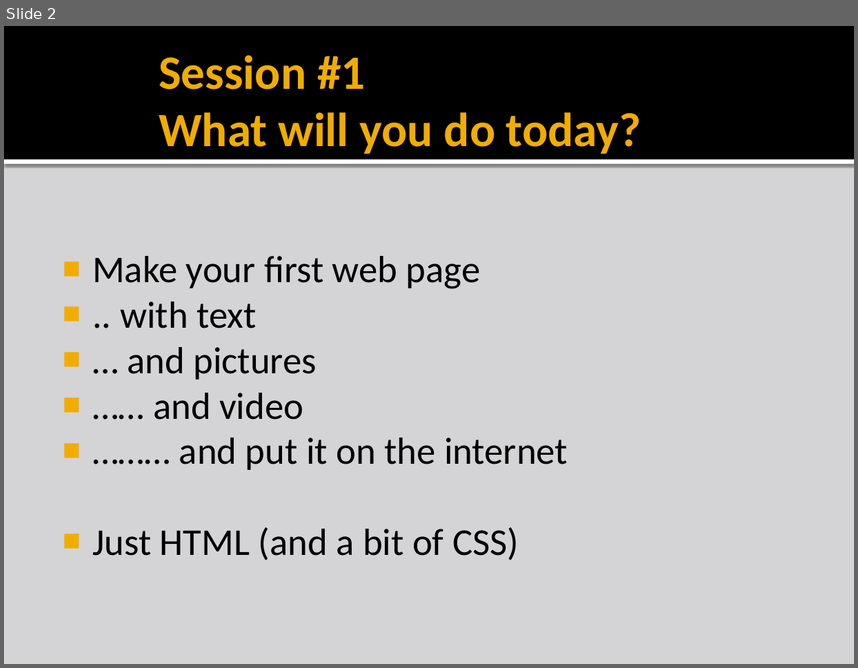
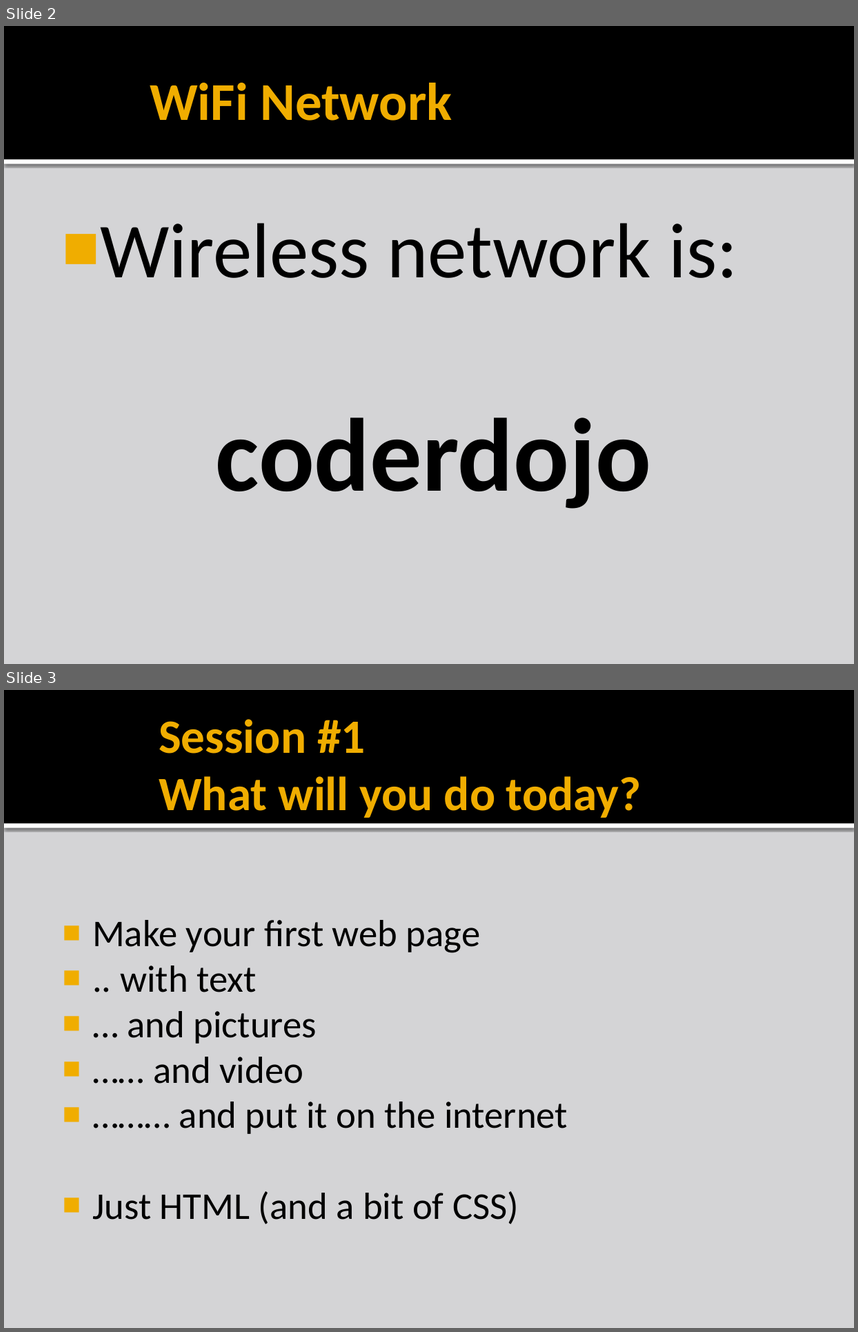
Before and after one commit to liamf/coderdojo-bray, a slide deck: html/presentations/CoderDojoBrayHTML_session1.pptx. Shown one above the other, each under a label of ours: slide 2 before the commit, slides 2 and 3 after it. The pictures are 858x668 and 858x1332 pixels, drawn with LibreOffice and Linux fonts; fonts in the diff are those of the drawing; background and template pictures are left out. Boxes give left, top, right and bottom in pixels: in the first picture for what was removed or moved away, otherwise in the second. Text is boxed around its words. In the diff, an @@ line names an element or a change of style, - is before the commit and + after.

```diff
--- a/html/presentations/CoderDojoBrayHTML_session1.pptx
+++ b/html/presentations/CoderDojoBrayHTML_session1.pptx
@@ slide 2 added at bbox=[4, 26, 854, 664], background #D4D4D6; not listed: 2 template elements that a slide beside it also shows @@
@@ title added at bbox=[150, 83, 452, 121], 45 pt, text #F0AD00, bold @@
+WiFi Network
@@ text added at bbox=[100, 223, 737, 508], 66 pt, text #000000 @@
+■ Wireless network is:
+  coderdojo
@@ what was slide 2 is now slide 3 @@
```
Also in this commit, not shown: 5 slides changed, 13 other files.
